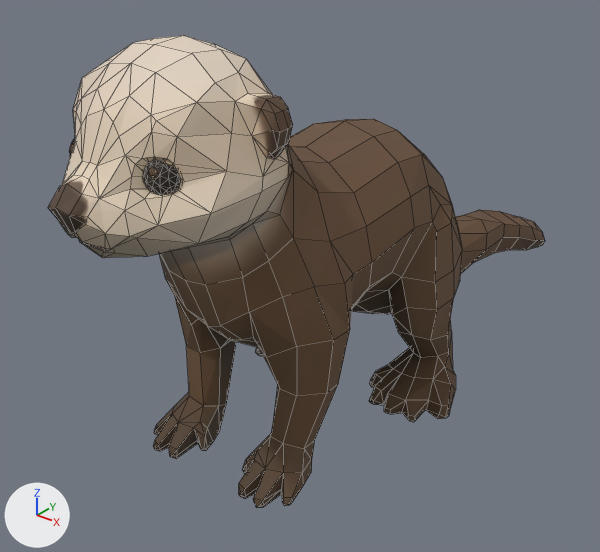
Renders of the Blender file ArtSource/SeaOtter/sea_otter.blend from each side of a commit.
Camera for both pictures: a 50 mm lens placed at (0.372, -0.5, 0.417), pointed at (-0.043, 0.019, 0.095). Every picture has the same lights, and +X, +Y and +Z are marked at lower left. The older version comes first. Mesh edges are drawn as thin lines.

The scene before the commit, as lines of its bpy script (objects in view):
```python
me_seaotter = bpy.data.meshes.new('SeaOtter')
me_seaotter.from_pydata(...)  # 1137 vertices, 1730 faces; spans x -10.8..10.7, y 0.0..32.9, z -40.8..25.0
me_seaotter.materials.append(mat_seaotter)  # picture img_sea_otter_basecolor_jpg
ob_seaotter = bpy.data.objects.new('SeaOtter', me_seaotter)
ob_seaotter.location = (0.0, 0.0, 0.0)
ob_seaotter.rotation_euler = (1.571, 0.0, 0.0)  # degrees (90, 0, 0)
ob_seaotter.scale = (0.01, 0.01, 0.01)
```
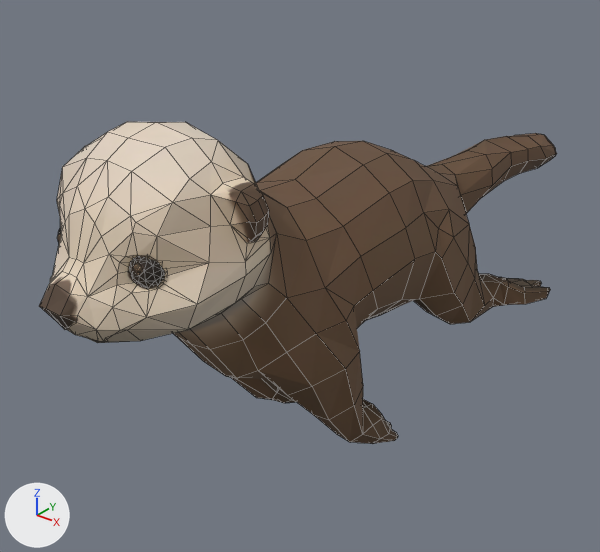
Changed parts and their boxes (x1, y1, x2, y2) in the pictures (600 x 552 px; the box of a moved part takes in the faces that stretch with it):
'SeaOtter', reshaped (32% shorter): before (48, 35, 545, 508); after (39, 122, 557, 444)
part 1 of me_seaotter, moved or reshaped (mostly hidden): before (69, 138, 75, 156); after (57, 227, 61, 244)
part 2 of me_seaotter, moved or reshaped: before (144, 159, 181, 195); after (129, 256, 165, 288)
part 3 of me_seaotter, moved or reshaped: before (48, 35, 545, 508); after (39, 122, 557, 444)

Diff of the bpy script that builds the scene:
```diff
--- a/ArtSource/SeaOtter/sea_otter.blend.py
+++ b/ArtSource/SeaOtter/sea_otter.blend.py
@@ me_seaotter @@
 # used by ob_seaotter; location = (0.0, 0.0, 0.0); rotation_euler = (1.571, 0.0, 0.0), in degrees (90, 0, 0); scale = (0.01, 0.01, 0.01)
-me_seaotter.from_pydata(...)  # 1137 vertices, 1730 faces; spans x -10.8..10.7, y 0.0..32.9, z -40.8..25.0
+me_seaotter.from_pydata(...)  # 1137 vertices, 1730 faces; spans x -11.2..11.2, y -2.6..28.2, z -44.2..26.5
+# me_seaotter part 1: the loose piece of 189 vertices spanning x -4.6..-1.9, y 24.9..27.8, z 18.2..21.0 is turned 6 degrees about the x axis through its middle, then moved by (0.0, -5.1, 1.7)
+# me_seaotter part 2: the loose piece of 189 vertices spanning x 1.9..4.6, y 24.9..27.7, z 18.2..21.0 is turned 6 degrees about the x axis through its middle, then moved by (0.0, -5.1, 1.7)
+# me_seaotter part 3: 759 of 1137 vertices moved; they spanned x -10.8..10.7, y 0.0..32.9, z -40.8..25.0 and now span x -11.2..11.2, y -2.6..28.2, z -44.2..26.5; mean shift (-0.1, -0.9, -6.3); largest move (6.1, 0.5, -0.3) -> (6.9, 4.0, -23.9)
 me_seaotter.materials.append(mat_seaotter)
```
